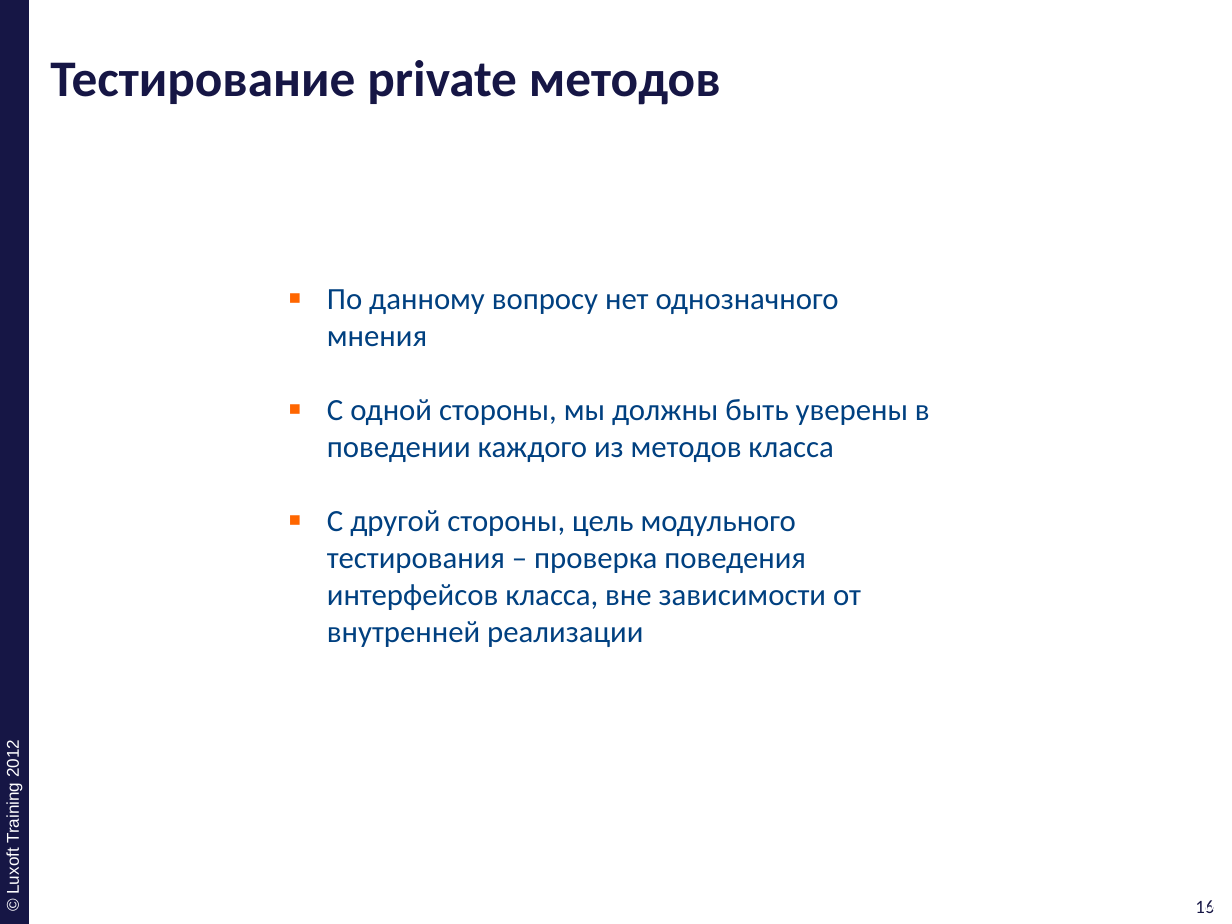
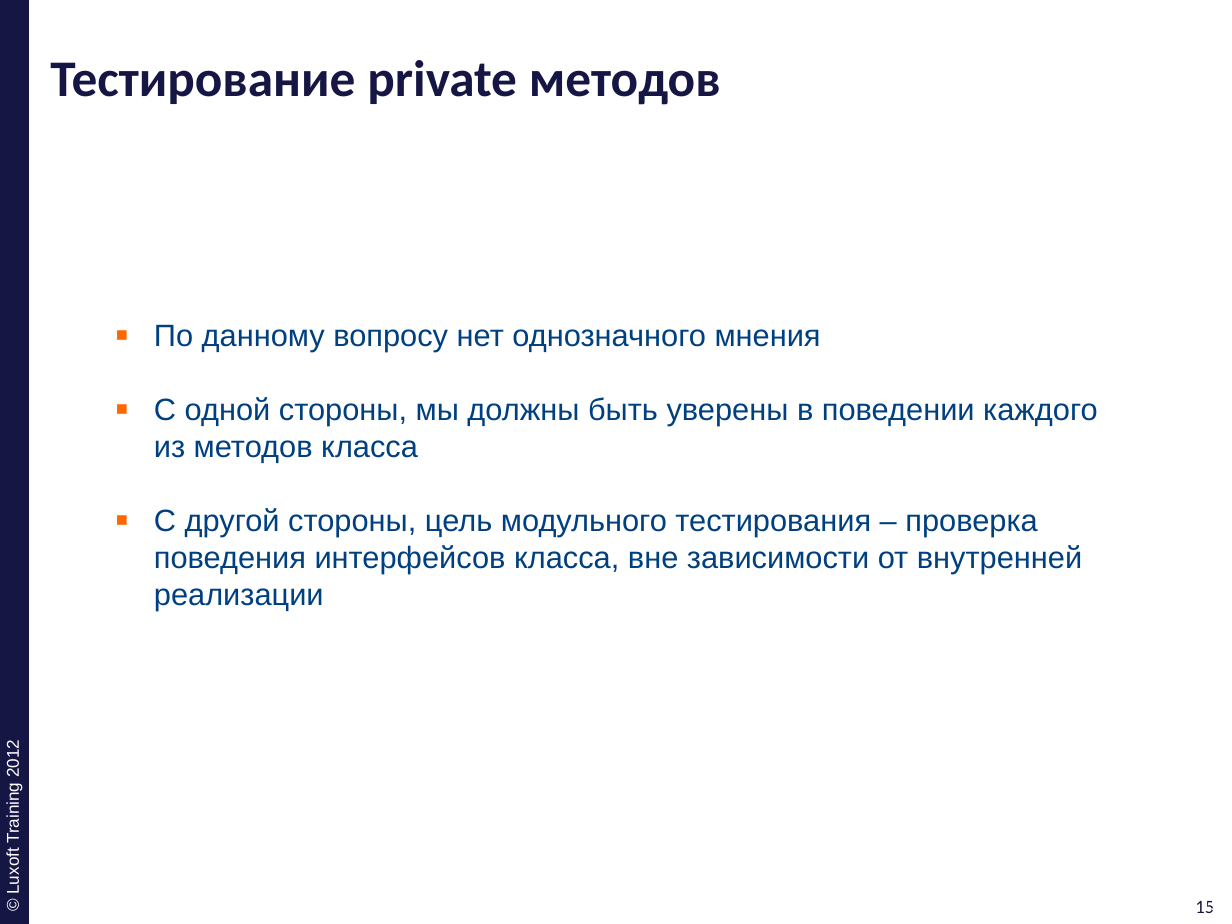
Before and after one commit to ivan-dyachenko/Trainings, a slide deck: slide 15 of Test Driven Development/materials/pptx/11. TDD-Best-Practice.pptx (slide 16 before the commit). Drawn at 1232x924 pixels with LibreOffice and Linux fonts; fonts in the diff are those of the drawing; background and template pictures are left out. Boxes give left, top, right and bottom in pixels: in the first picture for what was removed or moved away, otherwise in the second. Text is boxed around its words. In the diff, an @@ line names an element or a change of style, - is before the commit and + after.

```diff
--- a/Test Driven Development/materials/pptx/11. TDD-Best-Practice.pptx
+++ b/Test Driven Development/materials/pptx/11. TDD-Best-Practice.pptx
@@ text "По данному вопросу нет однозначного ...": place and size @@
-text "По данному вопросу нет однозначного ..." at [327,289,930,647]
+text "По данному вопросу нет однозначного ..." at [154,324,1098,611]
@@ text "По данному вопросу нет однозначного ..." at [154,324,1098,611]: font Calibri to Arial @@
@@ page number at [1195,901,1214,913]: text changed @@
-16
+15
@@ page number at [1201,901,1220,913]: text changed @@
-16
+15
```
Also in this commit, not shown: 15 other slides changed, 1 slide removed.
